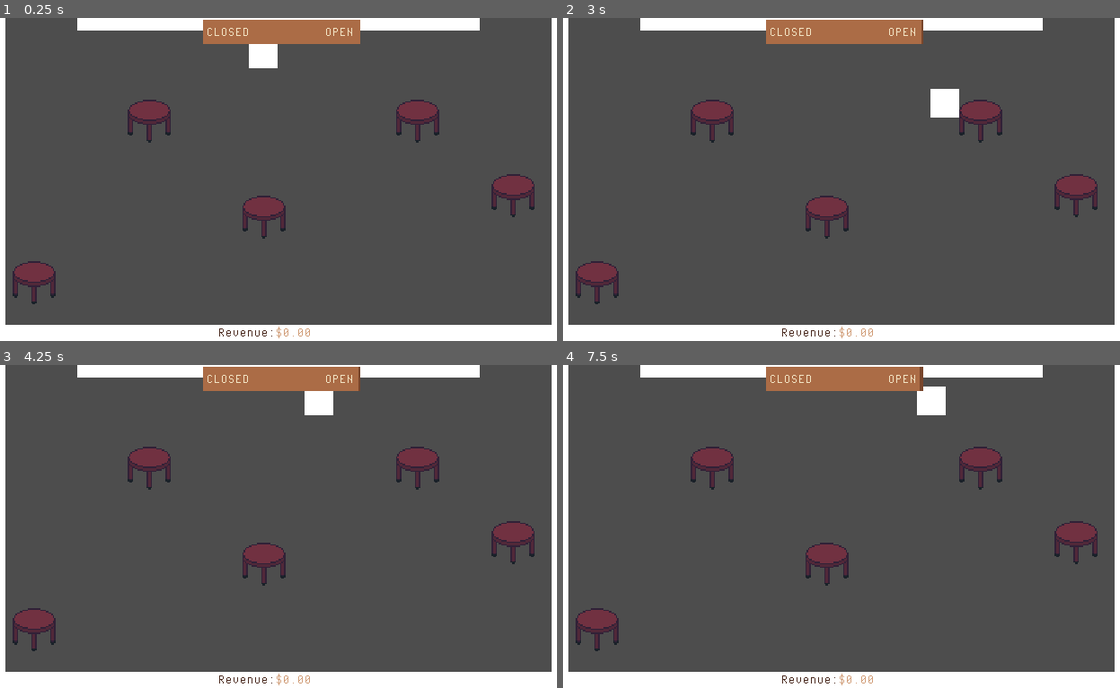
Above: before the commit, frames 1-4 (two rows, left to right).
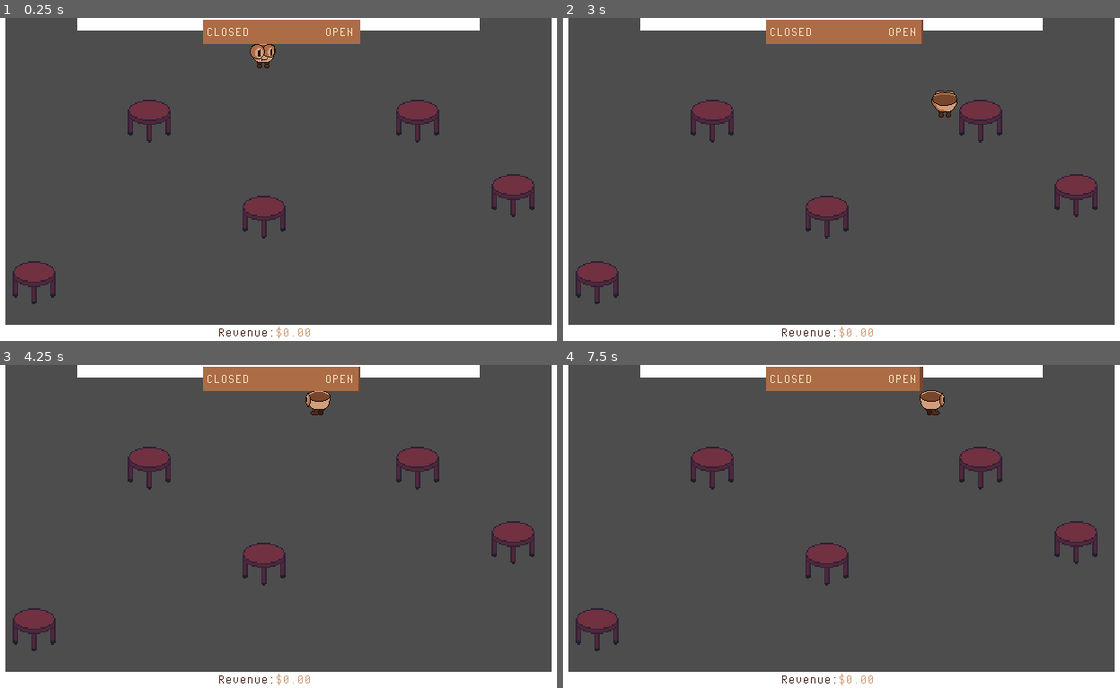
Above: after the commit, the same moments.

Repository: billbobphil/coffee-jam-2023
Game: Godot game, scene res://scenes/rootScene.tscn
Same seed, same stepped clock (60 frames per second), same inputs: the game is played once before the commit and once after it.
Inputs:
- Up to frame 1 (0.25 s): no input
- Up to frame 2 (3 s): tap Enter at 0.5, 2 s; hold D (move_right) 0.53-1.28 s; tap Tab (change_camera) at 0.6, 2.85 s; tap Space (dash) at 1.25, 1.35, 2.75 s; hold S (move_down) 1.28-2.03 s; hold D (move_right) 2.03-2.78 s; tap F (interact) at 2.1 s; hold W (move_up) from 2.78 s (still down)
- Up to frame 3 (4.25 s): release W (move_up) at 3.53 s; hold A (move_left) from 3.53 s (still down); tap Space (dash) at 3.6 s
- Up to frame 4 (7.5 s): tap F (interact) at 4.35, 6.6 s; release A (move_left) at 5.03 s; hold S (move_down) 5.03-5.78 s; tap Tab (change_camera) at 5.1, 7.35 s; tap Enter at 5.75 s; hold D (move_right) 5.78-6.53 s; tap Space (dash) at 5.85, 6.5 s; hold W (move_up) 6.53-7.28 s; hold D (move_right) from 7.28 s (still down)

The runs differ from the first frame. In frame 1, 0.4% of the frame differs, in the area x 44-50%, y 8-16%; in frame 2, 0.5%, in the area x 65-72%, y 21-31%; in frame 3, 0.4%; in frame 4, 0.4%.

Commit message:
Added pkayer animations

Diff:
--- a/scenes/player.tscn
+++ b/scenes/player.tscn
@@ -1,7 +1,59 @@
-[gd_scene load_steps=4 format=3 uid="uid://bhasvup0wqgs5"]
+[gd_scene load_steps=10 format=3 uid="uid://bhasvup0wqgs5"]
 
 [ext_resource type="Script" path="res://scripts/Player.gd" id="1_fwv3v"]
+[ext_resource type="Texture2D" uid="uid://d2kvjsrxxe3pw" path="res://art/player-32x32.png" id="2_6mroy"]
 [ext_resource type="Texture2D" uid="uid://caaemqq2ww1yi" path="res://art/32x32-cube.png" id="2_g1qbd"]
+
+[sub_resource type="AtlasTexture" id="AtlasTexture_5dco3"]
+atlas = ExtResource("2_6mroy")
+region = Rect2(0, 0, 32, 32)
+
+[sub_resource type="AtlasTexture" id="AtlasTexture_63o4f"]
+atlas = ExtResource("2_6mroy")
+region = Rect2(64, 0, 32, 32)
+
+[sub_resource type="AtlasTexture" id="AtlasTexture_ucnvt"]
+atlas = ExtResource("2_6mroy")
+region = Rect2(32, 0, 32, 32)
+
+[sub_resource type="AtlasTexture" id="AtlasTexture_m8tah"]
+atlas = ExtResource("2_6mroy")
+region = Rect2(96, 0, 32, 32)
+
+[sub_resource type="SpriteFrames" id="SpriteFrames_swfsu"]
+animations = [{
+"frames": [{
+"duration": 1.0,
+"texture": SubResource("AtlasTexture_5dco3")
+}],
+"loop": true,
+"name": &"walk_down",
+"speed": 5.0
+}, {
+"frames": [{
+"duration": 1.0,
+"texture": SubResource("AtlasTexture_63o4f")
+}],
+"loop": true,
+"name": &"walk_left",
+"speed": 5.0
+}, {
+"frames": [{
+"duration": 1.0,
+"texture": SubResource("AtlasTexture_ucnvt")
+}],
+"loop": true,
+"name": &"walk_right",
+"speed": 5.0
+}, {
+"frames": [{
+"duration": 1.0,
+"texture": SubResource("AtlasTexture_m8tah")
+}],
+"loop": true,
+"name": &"walk_up",
+"speed": 5.0
+}]
 
 [sub_resource type="CircleShape2D" id="CircleShape2D_4qhye"]
 radius = 16.0312
@@ -10,14 +62,20 @@
 position = Vector2(16, 16)
 script = ExtResource("1_fwv3v")
 
-[node name="PlayerSprite" type="Sprite2D" parent="."]
-texture = ExtResource("2_g1qbd")
-
-[node name="CollisionShape2D" type="CollisionShape2D" parent="."]
-shape = SubResource("CircleShape2D_4qhye")
+[node name="AnimatedSprite2D" type="AnimatedSprite2D" parent="."]
+sprite_frames = SubResource("SpriteFrames_swfsu")
+animation = &"walk_down"
 
 [node name="ProductSprite" type="Sprite2D" parent="."]
 visible = false
 position = Vector2(0, 5)
 scale = Vector2(0.75, 0.75)
 texture = ExtResource("2_g1qbd")
+
+[node name="PlayerSprite" type="Sprite2D" parent="."]
+visible = false
+texture = ExtResource("2_g1qbd")
+
+[node name="CollisionShape2D" type="CollisionShape2D" parent="."]
+visible = false
+shape = SubResource("CircleShape2D_4qhye")
--- a/scenes/rootScene.tscn
+++ b/scenes/rootScene.tscn
@@ -60,6 +60,7 @@
 text = "OPEN"
 
 [node name="ClosedLabel" type="Label" parent="HUD/TimeRemainingBar"]
+layout_mode = 0
 offset_left = 4.0
 offset_top = 5.0
 offset_right = 52.0
--- a/scripts/Player.gd
+++ b/scripts/Player.gd
@@ -15,6 +15,11 @@
 var coffeeSpriteOne = preload("res://art/coffee-one-32x32.png");
 var coffeeSpriteTwo = preload("res://art/coffee-two-32x32.png");
 var latteSprite = preload("res://art/latte-32x32.png");
+@onready var animatedSprite = $AnimatedSprite2D;
+
+func _ready():
+	#TODO: add logic to _process to understand which sprite to use
+	animatedSprite.play("walk_down");
 
 func _physics_process(delta):
 	var direction = Input.get_vector("move_left", "move_right", "move_up", "move_down")
@@ -33,6 +38,19 @@
 		interaction_triggered.emit(self)
 	if(dashTimer > DASH_COOLDOWN && !isDashAvailable):
 		isDashAvailable = true;
+
+	if(Input.is_action_pressed("move_down")):
+		animatedSprite.play("walk_down");
+	elif(Input.is_action_pressed("move_up")):
+		animatedSprite.play("walk_up");
+	elif(Input.is_action_pressed("move_left")):
+		animatedSprite.play("walk_left")
+	elif(Input.is_action_pressed("move_right")):
+		animatedSprite.play("walk_right");
+	else:
+		if(animatedSprite.animation != "walk_down"):
+			animatedSprite.play("walk_down");
+
 
 func canAcceptProduct(product : Product):
 	if(heldProduct == null):
Binary file added: art/player-32x32.png
Not shown, added: art/player-32x32.png.import
